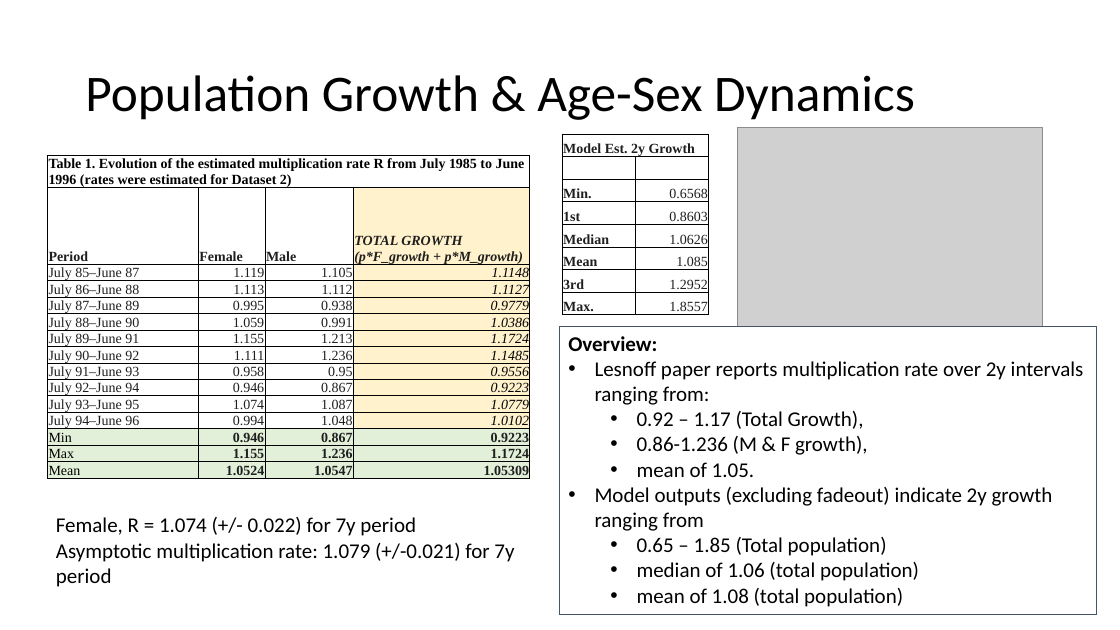
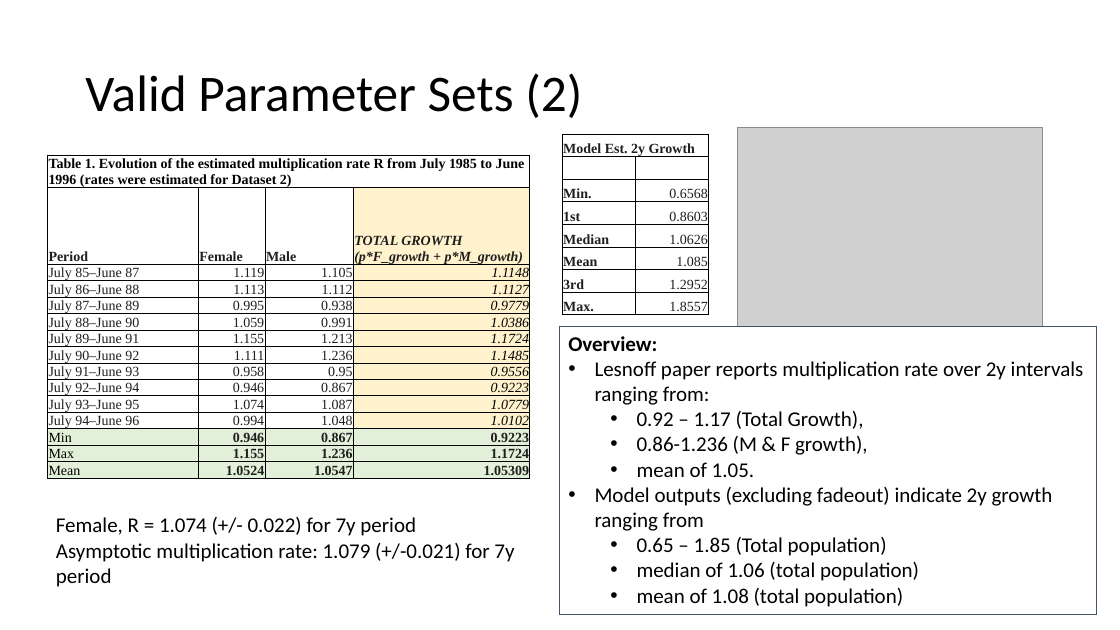
Before and after one commit to BethSavagar/demographic_model_1, a slide deck: slide 14 of presentations/profile-validation/lesnoff.pptx (slide 12 before the commit). Drawn at 1120x630 pixels with LibreOffice and Linux fonts; fonts in the diff are those of the drawing; grey boxes stand for pictures. Boxes give left, top, right and bottom in pixels: in the first picture for what was removed or moved away, otherwise in the second. Text is boxed around its words. In the diff, an @@ line names an element or a change of style, - is before the commit and + after.

```diff
--- a/presentations/profile-validation/lesnoff.pptx
+++ b/presentations/profile-validation/lesnoff.pptx
@@ title at [85, 73, 582, 118]: text changed @@
-Population Growth & Age-Sex Dynamics
+Valid Parameter Sets (2)
```
Also in this commit, not shown: 2 other slides changed, 4 slides added, 5 other files.
